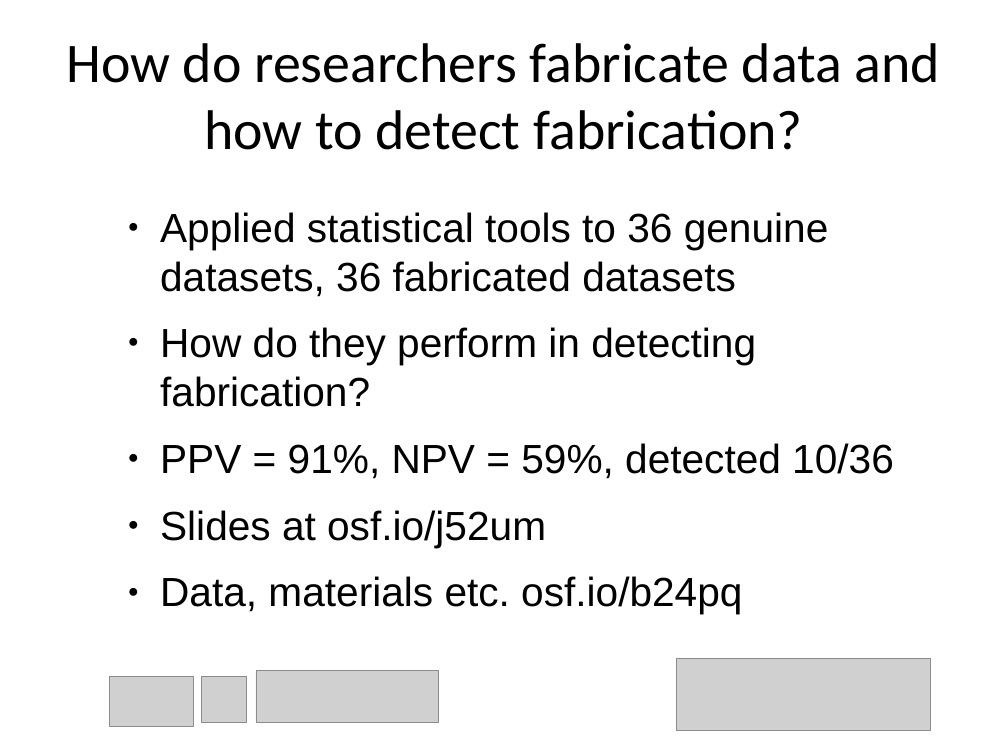
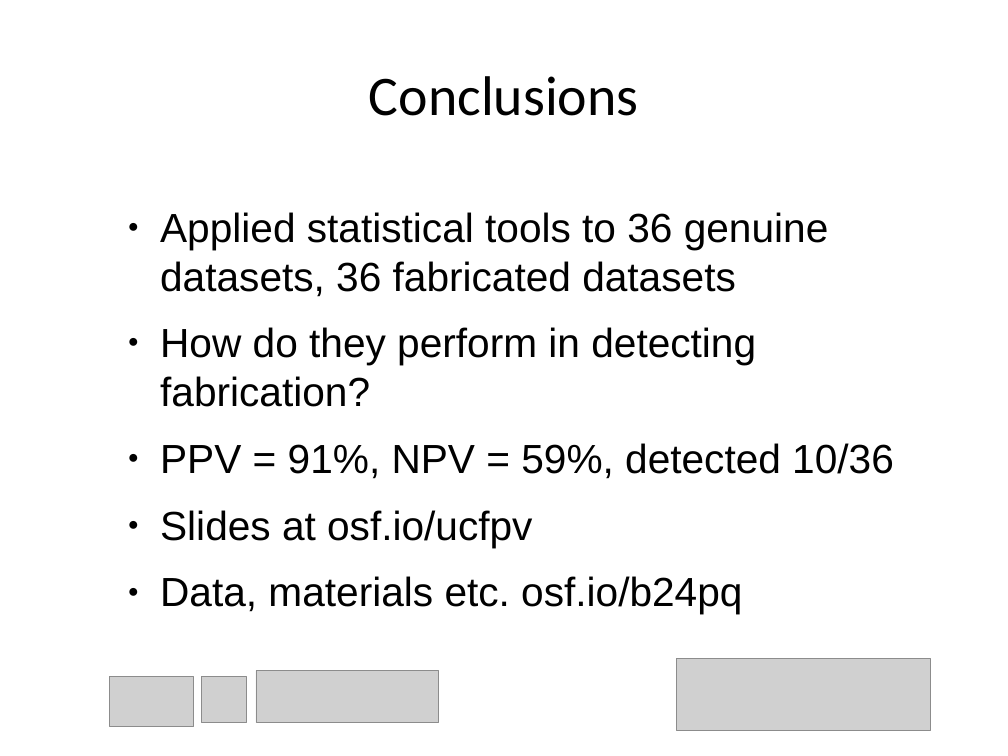
Before and after one commit to chartgerink/talks, a slide deck: slide 38 of 2015_2016/20160529 aps/how_to_detect_data_fab.odp (slide 39 before the commit). Drawn at 1008x756 pixels with LibreOffice and Linux fonts; fonts in the diff are those of the drawing; grey boxes stand for pictures. Boxes give left, top, right and bottom in pixels: in the first picture for what was removed or moved away, otherwise in the second. Text is boxed around its words. In the diff, an @@ line names an element or a change of style, - is before the commit and + after.

```diff
--- a/2015_2016/20160529 aps/how_to_detect_data_fab.odp
+++ b/2015_2016/20160529 aps/how_to_detect_data_fab.odp
@@ title at box(369, 76, 639, 116): text changed @@
-How do researchers fabricate data and how to detect fabrication?
+Conclusions
@@ text at box(160, 510, 532, 547): text changed @@
-● Slides at osf.io/j52um
+● Slides at osf.io/ucfpv
```
Also in this commit, not shown: 16 other slides changed, 3 slides added, 3 slides removed, 1 other file.
